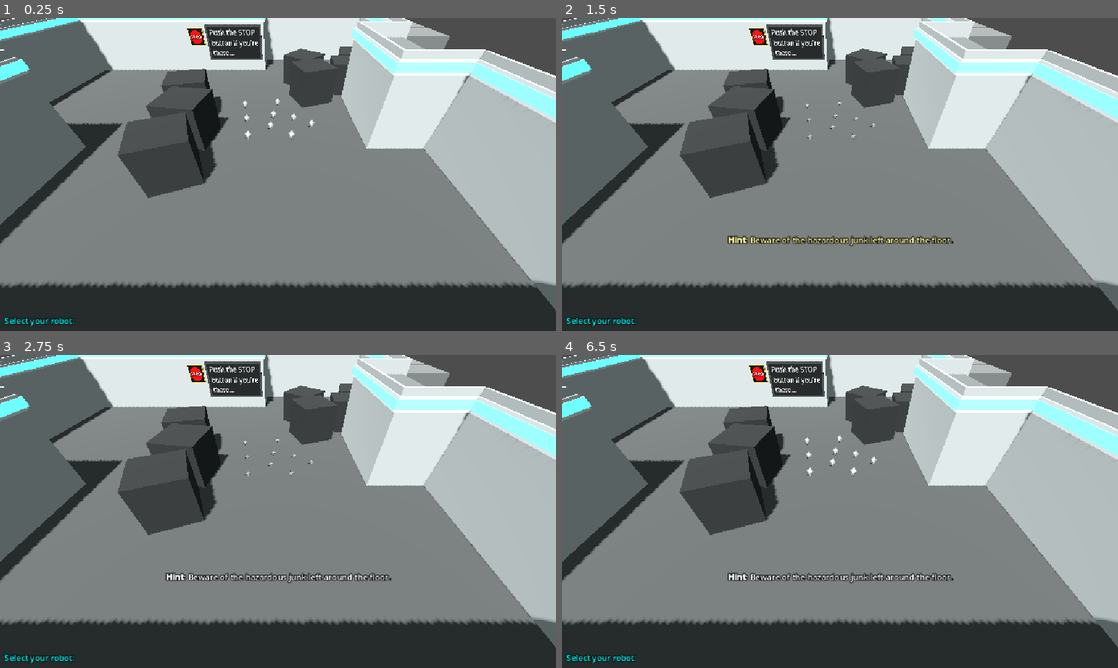
Above: before the commit, frames 1-4 (two rows, left to right).
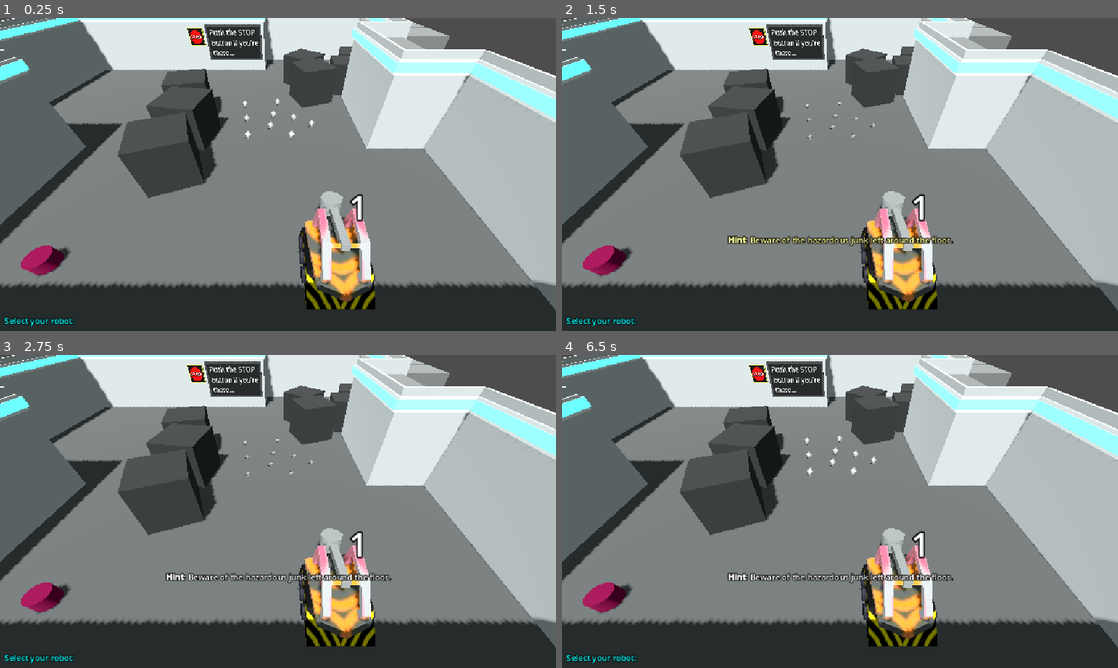
Above: after the commit, the same moments.

Repository: gheja/bot-loop
Game: Godot game, scene res://scenes/main_scene.tscn
The game is run twice, just before and just after one commit, with the same random seed, the same clock (stepped at 60 frames per second) and the same inputs.
Inputs (mouse positions are in pixels of both pictures, inside the frame that each line leads up to):
- Up to frame 1 (0.25 s): no input
- Up to frame 2 (1.5 s): move the mouse to (962, 158) at 0.52 s; hold D (move_right) 0.53-1.28 s; tap E (action_primary) at 0.6, 1.35 s; tap Enter at 1.25 s; move the mouse to (728, 190) at 1.27 s; hold S (move_down) from 1.28 s (still down)
- Up to frame 3 (2.75 s): tap Space at 2 s; move the mouse to (333, 442) at 2.02 s; release S (move_down) at 2.03 s; hold D (move_right) from 2.03 s (still down); tap E (action_primary) at 2.1 s
- Up to frame 4 (6.5 s): tap Enter at 2.75, 5 s; move the mouse to (812, 574) at 2.77 s; release D (move_right) at 2.78 s; hold W (move_up) 2.78-3.53 s; tap E (action_primary) every 0.75 s from 2.85 to 5.85 s; move the mouse to (1006, 558) at 3.52 s; hold A (move_left) 3.53-5.03 s; tap Space at 4.25, 5.75 s; move the mouse to (673, 464) at 4.27 s; move the mouse to (867, 511) at 5.02 s; hold S (move_down) 5.03-5.78 s; move the mouse to (756, 433) at 5.77 s; hold D (move_right) from 5.78 s (still down)

The runs differ from the first frame. In frame 1, 4.3% of the frame differs, in the area x 3-68%, y 55-94%; in frame 2, 4.1%; in frame 3, 4.1%; in frame 4, 4.1%.

Commit message:
Implementing the BotManager

Diff:
--- a/src/autoload/bot_manager.gd
+++ b/src/autoload/bot_manager.gd
@@ -1,7 +1,33 @@
 extends Node
 
+var bot_scenes = {
+	"hammer": preload("res://objects/player_character_bot_hammer.tscn"),
+	"roomba": preload("res://objects/player_character_roomba.tscn"),
+	"mini": preload("res://objects/player_character_mini.tscn"),
+}
+
+var root: Node3D
+var bot_definitions = []
+
 func setup_bots():
-	return
+	root = Lib.get_first_node_in_group("player_object_containers")
+	for marker in get_tree().get_nodes_in_group("bot_starting_markers"):
+		bot_definitions.append({
+			"marker": marker,
+			"bot": null,
+			"recording": [],
+			"previous_recording": [],
+		})
+
+	for a in bot_definitions:
+		var obj: PlayerCharacterSubclass = (bot_scenes[a["marker"].bot_class] as PackedScene).instantiate()
+		obj.global_position = a["marker"].global_position
+		obj.player_index = a["marker"].bot_index
+
+		var bot: ObjectPlayerCharacter = obj.find_child("PlayerCharacterBase")
+		a["bot"] = bot
+
+		root.add_child(obj)
 
 func restart_bot(index: int):
 	return
--- a/src/objects/player_character_base.gd
+++ b/src/objects/player_character_base.gd
@@ -185,16 +185,6 @@
 
 	break_down()
 
-func get_parent_of_type(obj: Node3D, class_to_search: String):
-	var parent: Node3D
-	parent = obj
-	while true:
-		if parent.is_class(class_to_search):
-			return parent
-
-		parent = parent.get_parent()
-		assert(parent)
-
 var highlighted_character: ObjectPlayerCharacter = null
 
 func set_highlight(value: bool):
@@ -205,7 +195,7 @@
 		highlighted_character.set_highlight(false)
 		highlighted_character = null
 
-	highlighted_character = get_parent_of_type(area, "CharacterBody3D")
+	highlighted_character = Lib.get_parent_of_type(area, "CharacterBody3D")
 	highlighted_character.set_highlight(true)
 
 func _on_player_selection_area_area_exited(area: Area3D) -> void:
--- a/src/project.godot
+++ b/src/project.godot
@@ -39,6 +39,8 @@
 level_root_object=""
 moving_platform_static_bodies=""
 recording_indicators=""
+bot_starting_markers=""
+player_object_containers=""
 
 [input]
 
--- a/src/scenes/bot_starting_marker.gd
+++ b/src/scenes/bot_starting_marker.gd
@@ -3,3 +3,4 @@
 
 @export var bot_index: int = -1
 @export_enum("hammer", "roomba", "mini") var bot_class = "hammer"
+@export var activate_on_start: bool = false
--- a/src/scenes/bot_starting_marker.tscn
+++ b/src/scenes/bot_starting_marker.tscn
@@ -2,5 +2,5 @@
 
 [ext_resource type="Script" uid="uid://g4yyuba0ogs8" path="res://scenes/bot_starting_marker.gd" id="1_ag7hw"]
 
-[node name="BotStartingMarker" type="Marker3D"]
+[node name="BotStartingMarker" type="Marker3D" groups=["bot_starting_markers"]]
 script = ExtResource("1_ag7hw")
--- a/src/scenes/level_1b.tscn
+++ b/src/scenes/level_1b.tscn
@@ -174,6 +174,7 @@
 transform = Transform3D(1, 0, 0, 0, 1, 0, 0, 0, 1, -2.99464, 0, 4.99106)
 bot_index = 3
 bot_class = "mini"
+activate_on_start = true
 
 [node name="LevelCamera3D" parent="LevelBase" index="2"]
 transform = Transform3D(0.998213, 0, 0, 0, 0.705843, 0.705843, 0, -0.705843, 0.705843, 1.855, 4.382, 6.733)
--- a/src/scenes/level_base.tscn
+++ b/src/scenes/level_base.tscn
@@ -7,7 +7,7 @@
 
 [node name="LevelObjectContainer" type="Node3D" parent="."]
 
-[node name="PlayerObjectContainer" type="Node3D" parent="."]
+[node name="PlayerObjectContainer" type="Node3D" parent="." groups=["player_object_containers"]]
 
 [node name="LevelCamera3D" type="Camera3D" parent="."]
 transform = Transform3D(1, 0, 0, 0, 0.707107, 0.707107, 0, -0.707107, 0.707107, 0, 3, 3)
--- a/src/scenes/main_scene.gd
+++ b/src/scenes/main_scene.gd
@@ -26,7 +26,7 @@
 	var level = level_list[GameState.current_level_index].instantiate()
 	level_container.add_child(level)
 
-	current_level = get_tree().get_nodes_in_group("level_root_object")[0]
+	current_level = Lib.get_first_node_in_group("level_root_object")
 
 	Signals.stop_pressed.connect(_on_stop_pressed)
 	Signals.set_controls_lock.connect(_on_set_controls_lock)
@@ -43,6 +43,8 @@
 
 	start_level()
 	update_music()
+
+	BotManager.setup_bots()
 
 	# NOTE: the intro will trigger the main menu
 
